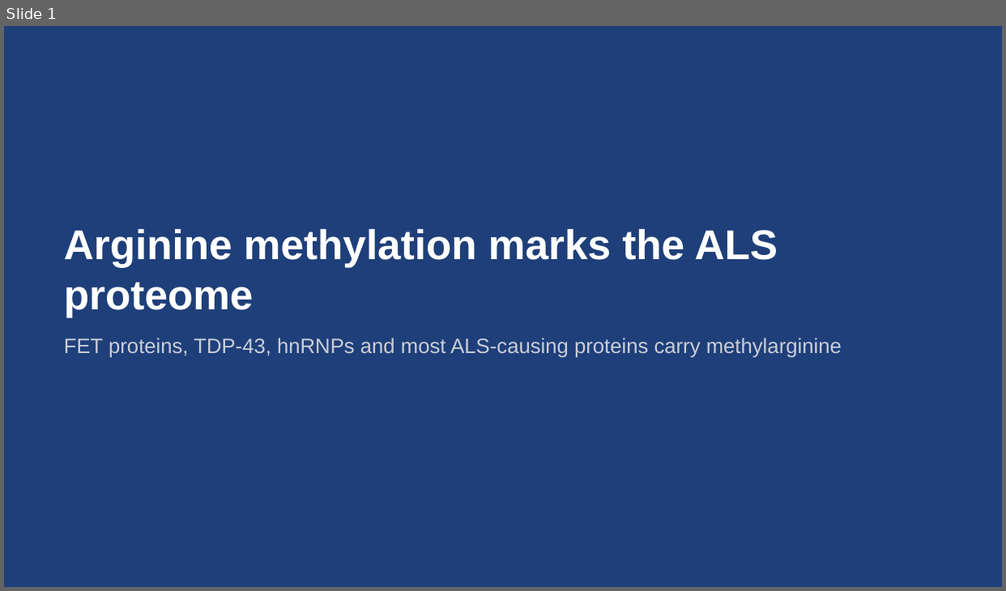
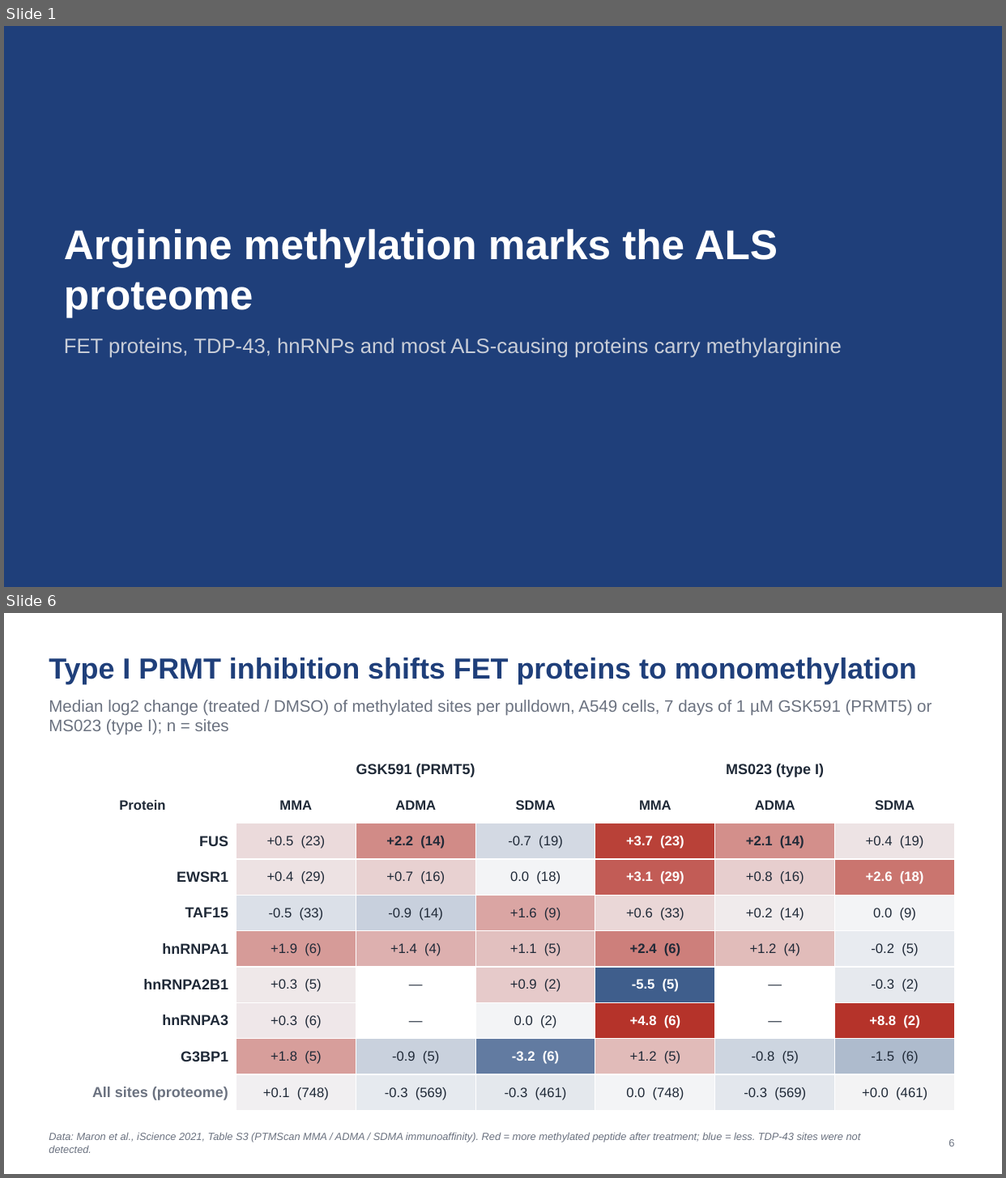
Before and after one commit to Shechterlab/PTM_Pipeline, a slide deck: PTM_results/disease_gene_tests/als_talk_figures/methylarginine_ALS_talk.pptx. Shown one above the other, each under a label of ours: slide 1 before the commit, slides 1 and 6 after it; the slides between them are not shown. The pictures are 1006x591 and 1006x1178 pixels, drawn with LibreOffice and Linux fonts; fonts in the diff are those of the drawing. Boxes give left, top, right and bottom in pixels: in the first picture for what was removed or moved away, otherwise in the second. Text is boxed around its words. In the diff, an @@ line names an element or a change of style, - is before the commit and + after.

```diff
--- a/PTM_results/disease_gene_tests/als_talk_figures/methylarginine_ALS_talk.pptx
+++ b/PTM_results/disease_gene_tests/als_talk_figures/methylarginine_ALS_talk.pptx
@@ slide 6 added at (4,613,1002,1174), background #FFFFFF @@
@@ title added at (49,658,917,684), 28 pt, text #1F3F7A, bold @@
+Type I PRMT inhibition shifts FET proteins to monomethylation
@@ text added at (49,700,931,735), 16 pt, text #6B7280 @@
+Median log2 change (treated / DMSO) of methylated sites per pulldown, A549 cells, 7 days of 1 µM GSK591 (PRMT5) or MS023 (type I); n = sites
@@ table added at (49,752,955,1104), 10 rows, 7 columns @@
+ | GSK591 (PRMT5) |  |  | MS023 (type I) |  | 
+Protein | MMA | ADMA | SDMA | MMA | ADMA | SDMA
+FUS | +0.5 (23) | +2.2 (14) | -0.7 (19) | +3.7 (23) | +2.1 (14) | +0.4 (19)
+EWSR1 | +0.4 (29) | +0.7 (16) | 0.0 (18) | +3.1 (29) | +0.8 (16) | +2.6 (18)
+TAF15 | -0.5 (33) | -0.9 (14) | +1.6 (9) | +0.6 (33) | +0.2 (14) | 0.0 (9)
+hnRNPA1 | +1.9 (6) | +1.4 (4) | +1.1 (5) | +2.4 (6) | +1.2 (4) | -0.2 (5)
+hnRNPA2B1 | +0.3 (5) | — | +0.9 (2) | -5.5 (5) | — | -0.3 (2)
+hnRNPA3 | +0.3 (6) | — | 0.0 (2) | +4.8 (6) | — | +8.8 (2)
+G3BP1 | +1.8 (5) | -0.9 (5) | -3.2 (6) | +1.2 (5) | -0.8 (5) | -1.5 (6)
+All sites (proteome) | +0.1 (748) | -0.3 (569) | -0.3 (461) | 0.0 (748) | -0.3 (569) | +0.0 (461)
@@ text added at (49,1132,861,1153), 10 pt, text #6B7280, italic @@
+Data: Maron et al., iScience 2021, Table S3 (PTMScan MMA / ADMA / SDMA immunoaffinity). Red = more methylated peptide after treatment; blue = less. TDP-43 sites were not detected.
@@ page number added at (948,1139,954,1147), 10 pt, text #6B7280 @@
+6
```
Also in this commit, not shown: 2 slides changed, 1 other slide added, 3 other files.
